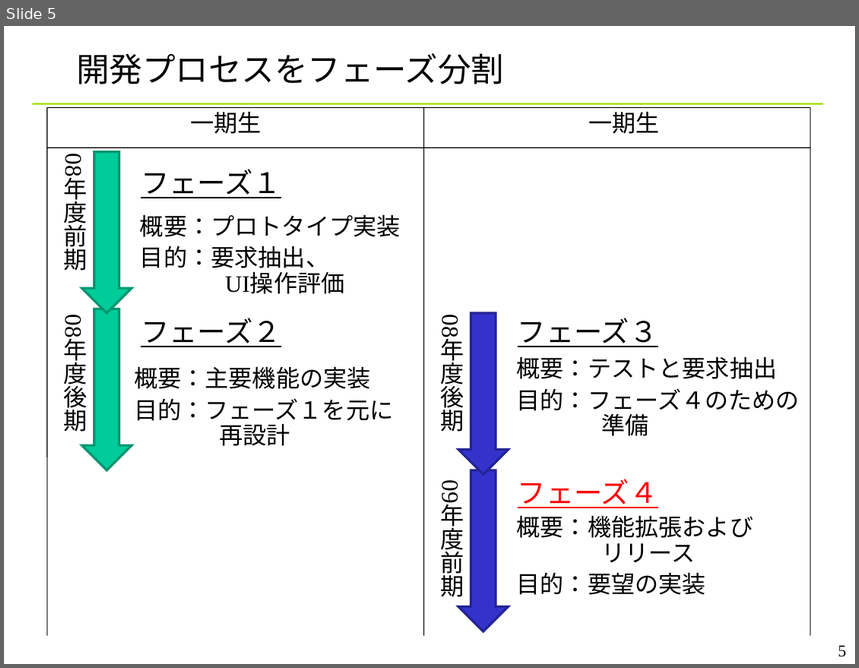
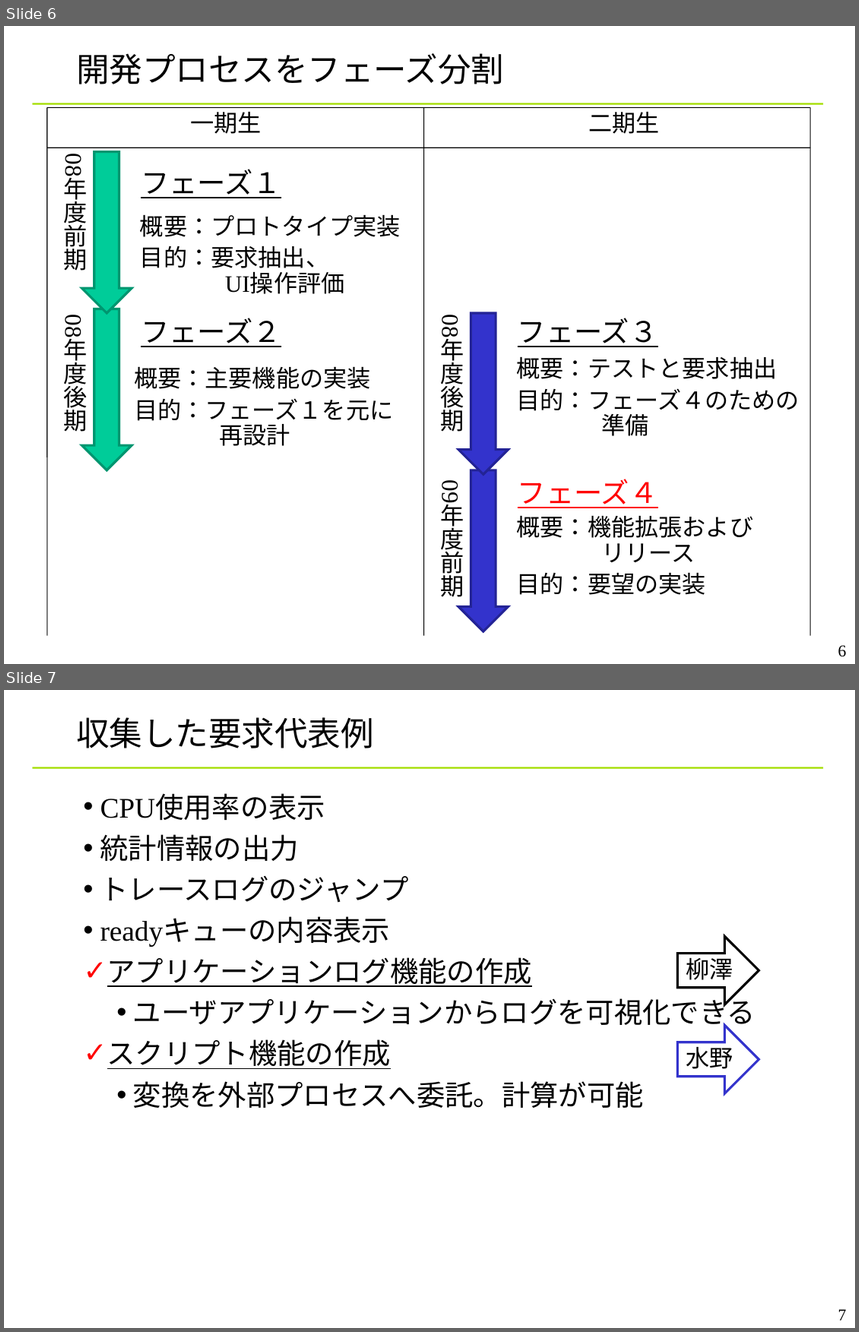
Before and after one commit to YixiaoLi/tlv4mc, a slide deck: doc/phase4/joho_koukankai/ojl-2nd-comm-yanagi.ppt. Shown one above the other, each under a label of ours: slide 5 before the commit, slides 6 and 7 after it. The pictures are 859x668 and 859x1332 pixels, drawn with LibreOffice and Linux fonts; fonts in the diff are those of the drawing; background and template pictures are left out. Boxes give left, top, right and bottom in pixels: in the first picture for what was removed or moved away, otherwise in the second. Text is boxed around its words. In the diff, an @@ line names an element or a change of style, - is before the commit and + after.

```diff
--- a/doc/phase4/joho_koukankai/ojl-2nd-comm-yanagi.ppt
+++ b/doc/phase4/joho_koukankai/ojl-2nd-comm-yanagi.ppt
@@ slide 7 added at (x1=4, y1=690, x2=855, y2=1328), background #FFFFFF; not listed: 1 template element that a slide beside it also shows @@
@@ title added at (x1=76, y1=717, x2=373, y2=749), 28 pt, text #000000 @@
+収集した要求代表例
@@ text added at (x1=101, y1=796, x2=756, y2=1108), 24 pt, text #000000 @@
+• CPU使用率の表示
+• 統計情報の出力
+• トレースログのジャンプ
+• readyキューの内容表示
+✓ アプリケーションログ機能の作成
+  • ユーザアプリケーションからログを可視化できる
+✓ スクリプト機能の作成
+  • 変換を外部プロセスへ委託。計算が可能
@@ right arrow added at (x1=677, y1=936, x2=759, y2=1005), fill #FFFFFF, outline #000000 2.01 pt, 20 pt, text #000000 @@
+柳澤
@@ right arrow added at (x1=677, y1=1025, x2=759, y2=1094), fill #FFFFFF, outline #3333CC 2.01 pt, 20 pt, text #000000 @@
+水野
@@ page number added at (x1=838, y1=1309, x2=847, y2=1321), 14 pt, text #000000 @@
+7
@@ what was slide 5 is now slide 6 @@
@@ slide 6 changed as well @@
@@ text at (x1=589, y1=112, x2=660, y2=134): text changed @@
-一期生
+二期生
@@ page number at (x1=838, y1=645, x2=847, y2=658): text changed @@
-5
+6
```
Also in this commit, not shown: 12 other slides changed, 1 other slide added.
